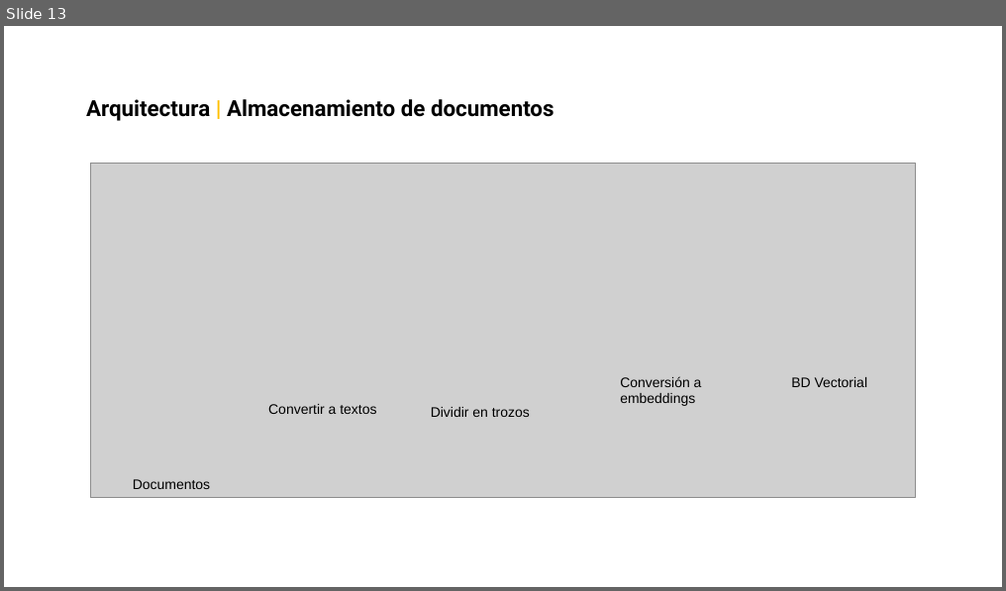
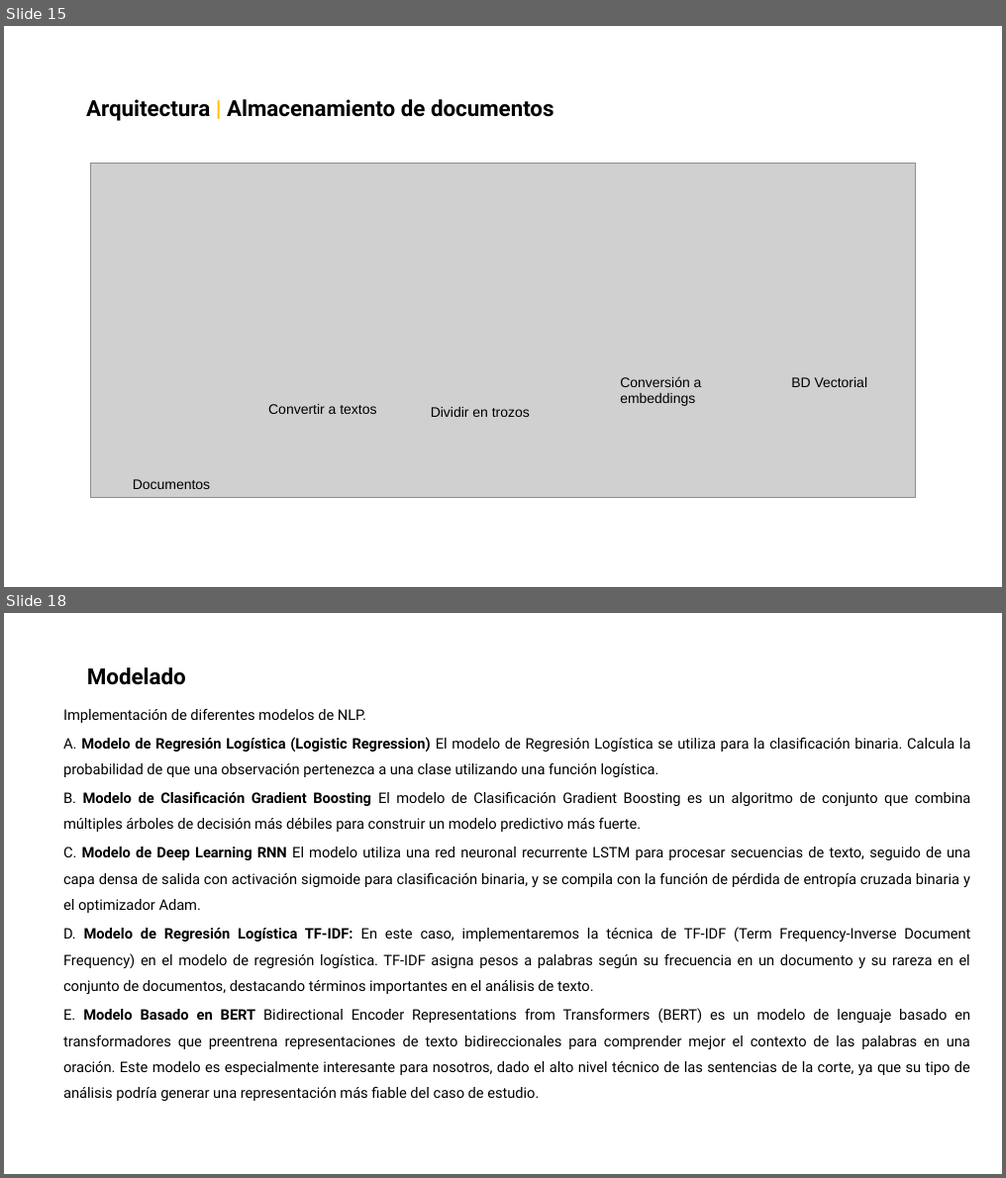
Before and after one commit to pardo2410/ProyectoFinalBootcampBigData, a slide deck: 00 - Presentacion/Data Divers - Presentacion v3.pptx. Shown one above the other, each under a label of ours: slide 13 before the commit, slides 15 and 18 after it; the slides between them are not shown. The pictures are 1006x591 and 1006x1178 pixels, drawn with LibreOffice and Linux fonts; fonts in the diff are those of the drawing; grey boxes stand for pictures; background and template pictures are left out. Boxes give left, top, right and bottom in pixels: in the first picture for what was removed or moved away, otherwise in the second. Text is boxed around its words. In the diff, an @@ line names an element or a change of style, - is before the commit and + after.

```diff
--- a/00 - Presentacion/Data Divers - Presentacion v3.pptx
+++ b/00 - Presentacion/Data Divers - Presentacion v3.pptx
@@ slide 18 added at (x1=4, y1=613, x2=1002, y2=1174), background picture (left out) @@
@@ text added at (x1=87, y1=667, x2=186, y2=685), 16 pt, text #000000, bold @@
+Modelado
@@ text added at (x1=63, y1=709, x2=971, y2=1101), 10.5 pt, text #000000 @@
+  Implementación de diferentes modelos de NLP.
+  A. Modelo de Regresión Logística (Logistic Regression) El modelo de Regresión Logística se utiliza para la clasificación binaria. Calcula la probabilidad de que una observación pertenezca a una clase utilizando una función logística.
+  B. Modelo de Clasificación Gradient Boosting El modelo de Clasificación Gradient Boosting es un algoritmo de conjunto que combina múltiples árboles de decisión más débiles para construir un modelo predictivo más fuerte.
+  C. Modelo de Deep Learning RNN El modelo utiliza una red neuronal recurrente LSTM para procesar secuencias de texto, seguido de una capa densa de salida con activación sigmoide para clasificación binaria, y se compila con la función de pérdida de entropía cruzada binaria y el optimizador Adam.
+  D. Modelo de Regresión Logística TF-IDF: En este caso, implementaremos la técnica de TF-IDF (Term Frequency-Inverse Document Frequency) en el modelo de regresión logística. TF-IDF asigna pesos a palabras según su frecuencia en un documento y su rareza en el conjunto de documentos, destacando términos importantes en el análisis de texto.
+  E. Modelo Basado en BERT Bidirectional Encoder Representations from Transformers (BERT) es un modelo de lenguaje basado en transformadores que preentrena representaciones de texto bidireccionales para comprender mejor el contexto de las palabras en una oración. Este modelo es especialmente interesante para nosotros, dado el alto nivel técnico de las sentencias de la corte, ya que su tipo de análisis podría generar una representación más fiable del caso de estudio.
@@ what was slide 13 is now slide 15 @@
```
Also in this commit, not shown: 13 slides changed, 5 other slides added, 6 slides removed, 1 other file.
